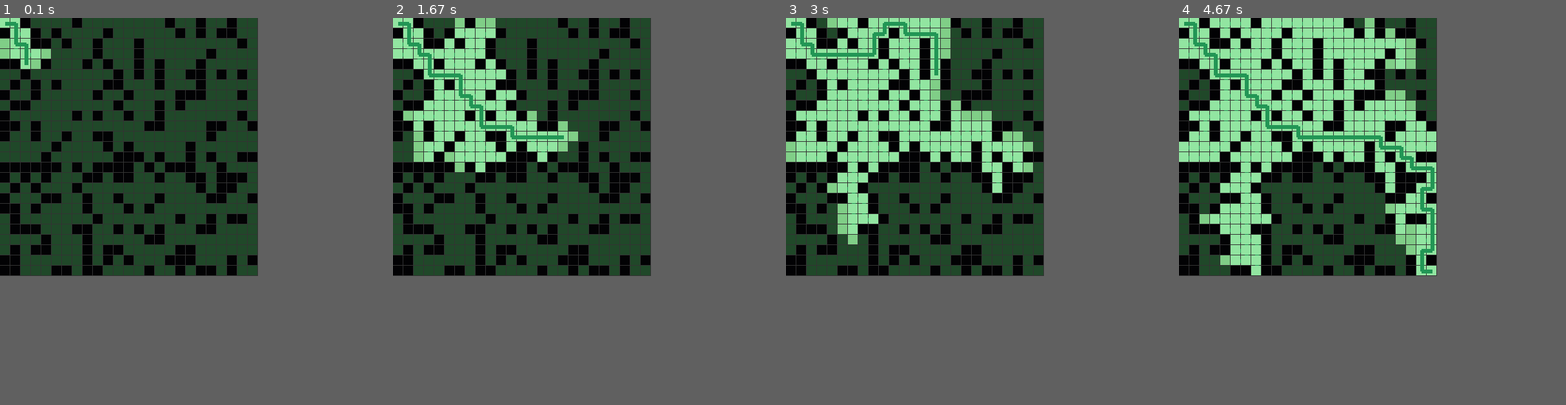
Above: before the commit, frames 1-4 (left to right).
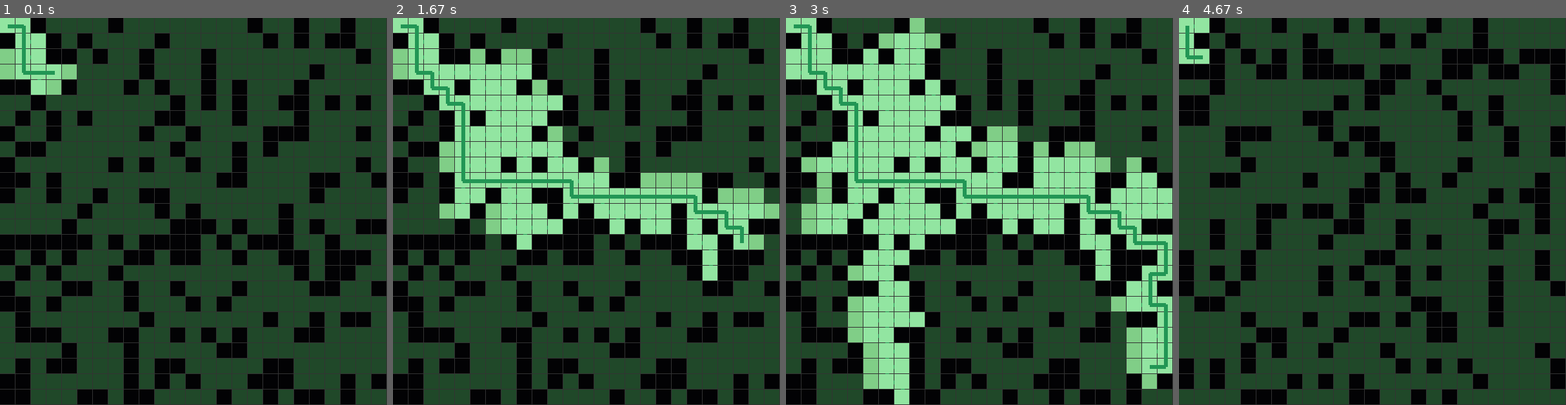
Above: after the commit, the same moments.

Repository: DHameete/pygames
Game: pygame game, started from 08_AstarAlgorithm/main.py
The game is run twice, just before and just after one commit, with the same random seed, the same clock (stepped at 60 frames per second) and the same inputs.
Inputs:
- Up to frame 1 (0.1 s): no input
- Up to frame 2 (1.67 s): no input
- Up to frame 3 (3 s): no input
- Up to frame 4 (4.67 s): hold R 3.33-3.8 s
The window is 400x400 before the commit and 600x600 after it. Grey fills any space a smaller window leaves; there, only what the larger window draws over its background counts as a difference.

The runs differ from the first frame. In frame 1, 34% of the frame differs, in the area x 0-100%, y 0-100%; in frame 2, 45%; in frame 3, 55%; in frame 4, 44%.

Commit message:
green lines bug fixed

Diff:
--- a/08_AstarAlgorithm/main.py
+++ b/08_AstarAlgorithm/main.py
@@ -6,8 +6,8 @@
 from grid import Grid
 
 def heuristic(a, b):
-    d = math.sqrt( (a.r - b.r)**2 + (a.c - b.c)**2 )
-    # d = abs(a.r-b.r) + abs(a.c-b.c)
+    # d = math.sqrt( (a.r - b.r)**2 + (a.c - b.c)**2 )
+    d = abs(a.r-b.r) + abs(a.c-b.c)
     return d
 
 
@@ -58,6 +58,9 @@
 
             if event.type == KEYDOWN:
                 if event.key == K_r:
+                    # Draw background
+                    displaysurface.fill((51, 51, 51))
+
                     grid = Grid(cols,rows)
                     grid.checkNeighbor()
 
--- a/08_AstarAlgorithm/settings.py
+++ b/08_AstarAlgorithm/settings.py
@@ -1,5 +1,5 @@
-WIDTH = 400
-HEIGHT = 400
+WIDTH = 600
+HEIGHT = 600
 
 WHITE = (255, 255, 255)
 RED = (255, 0, 0)
